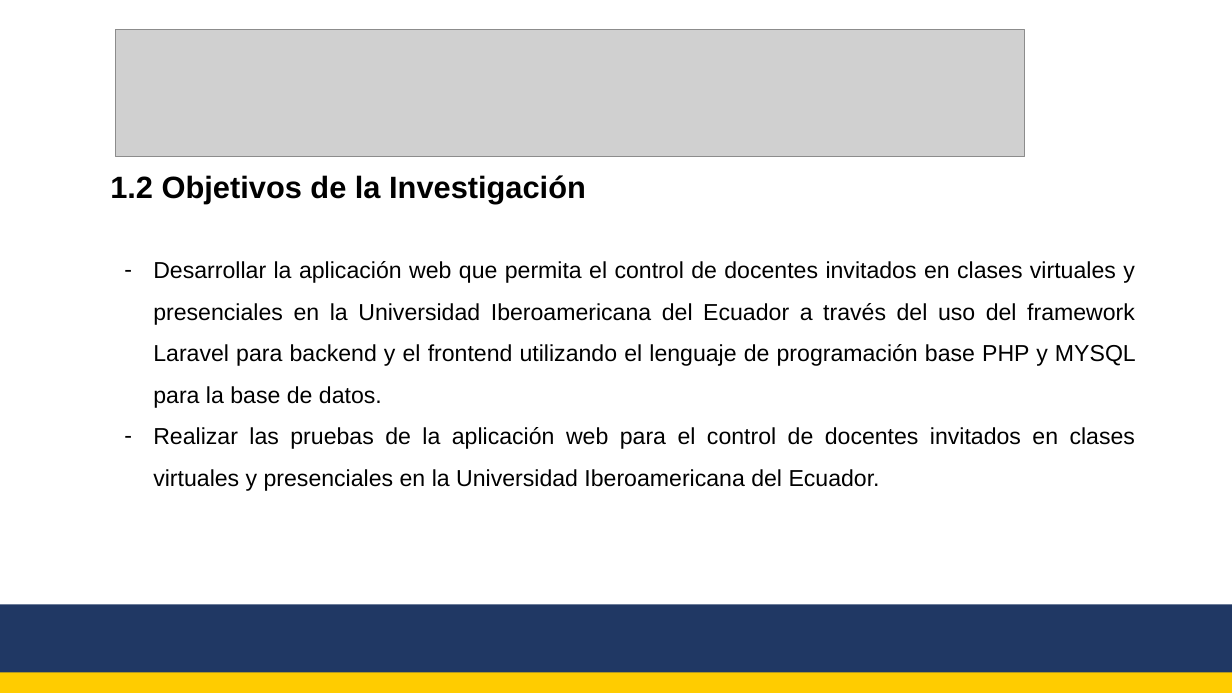
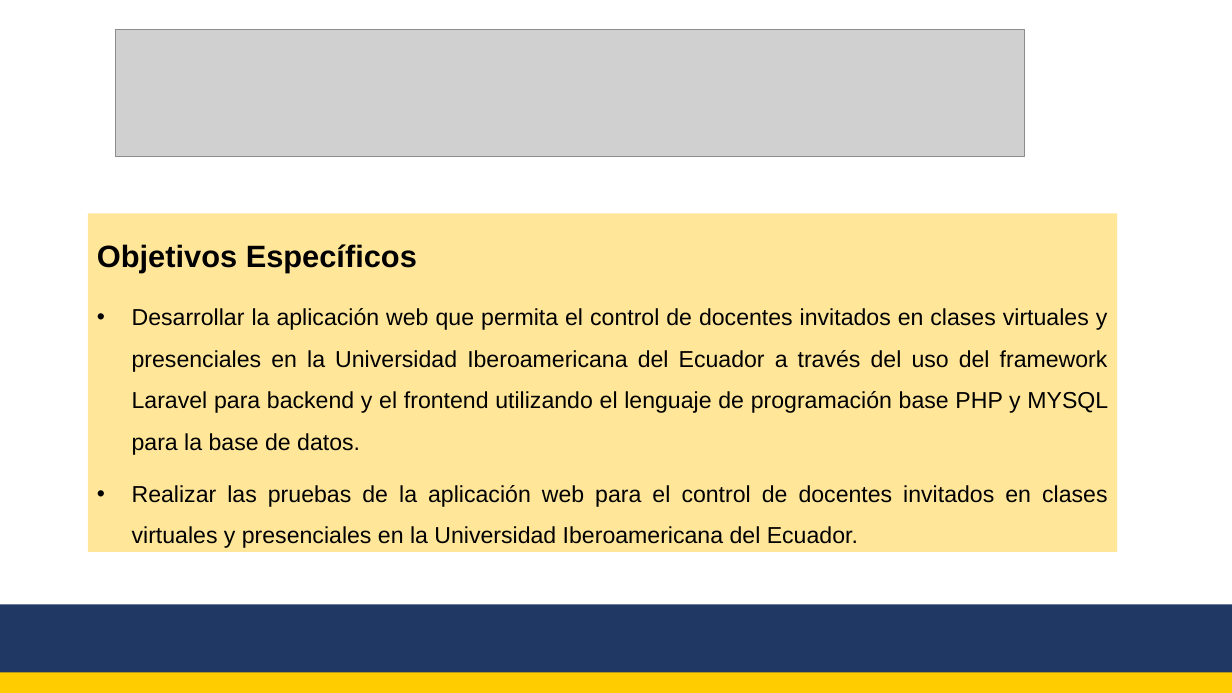
Before and after one commit to Aaron776/TesisDocumento, a slide deck: slide 8 of Presentacion del Trabajo de Titulacion.pptx (slide 10 before the commit). Drawn at 1232x693 pixels with LibreOffice and Linux fonts; fonts in the diff are those of the drawing; grey boxes stand for pictures. Boxes give left, top, right and bottom in pixels: in the first picture for what was removed or moved away, otherwise in the second. Text is boxed around its words. In the diff, an @@ line names an element or a change of style, - is before the commit and + after.

```diff
--- a/Presentacion del Trabajo de Titulacion.pptx
+++ b/Presentacion del Trabajo de Titulacion.pptx
@@ text removed at box(110, 175, 586, 203) @@
-1.2 Objetivos de la Investigación
@@ rectangle "Objetivos Específicos": place and size @@
-rectangle "Objetivos Específicos" at box(153, 261, 1136, 491)
+rectangle "Objetivos Específicos" at box(88, 213, 1117, 552)
@@ rectangle "Objetivos Específicos" at box(88, 213, 1117, 552): fill none to #FFE699 @@
@@ text in rectangle at box(97, 244, 417, 272): paragraph added @@
+Objetivos Específicos
@@ text in rectangle at box(132, 308, 1108, 548): bullet - to •; more space between paragraphs @@
```
Also in this commit, not shown: 8 other slides changed, 18 slides added, 16 slides removed, 2 other files.
